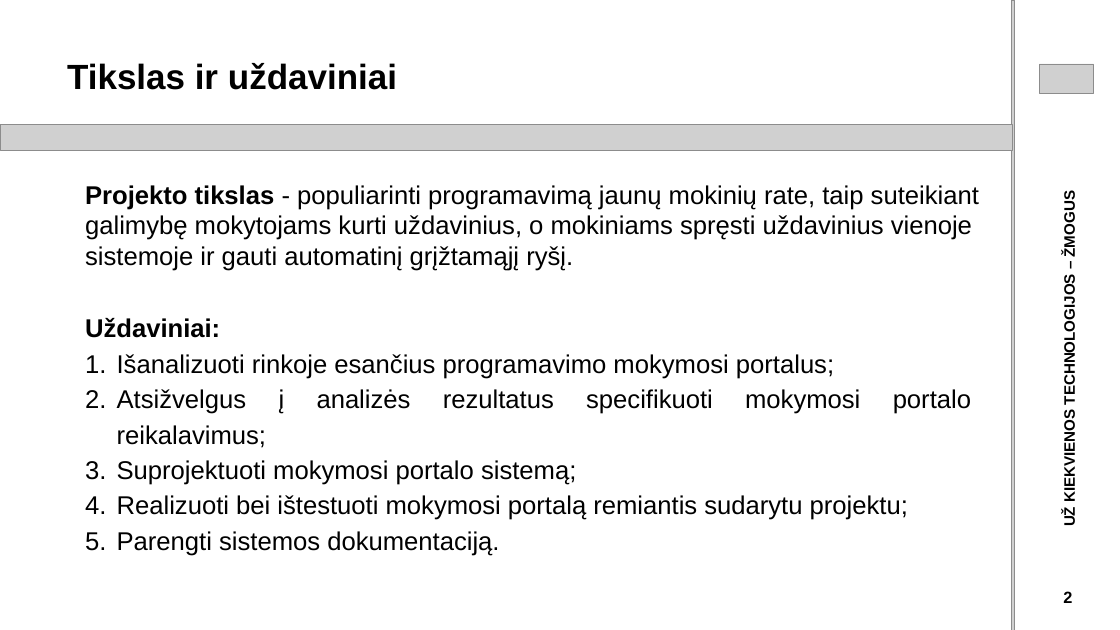
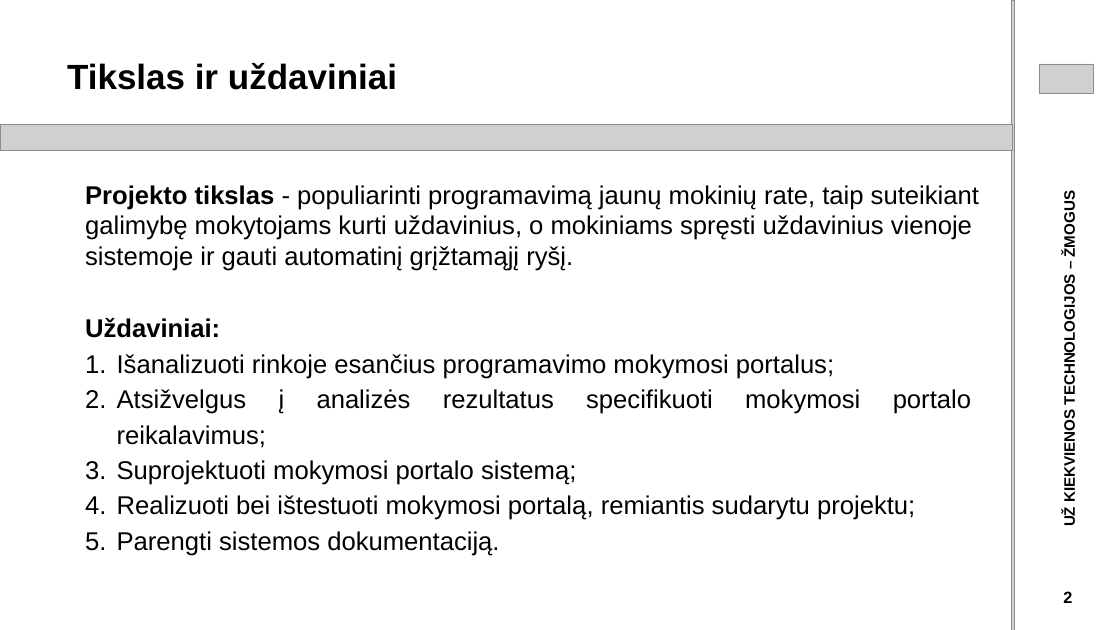
Before and after one commit to siciovas/Bachelors-Project-2023, a slide deck: slide 2 of Rokas_Sičiovas_Pristatymas.pptx. Drawn at 1120x630 pixels with LibreOffice and Linux fonts; fonts in the diff are those of the drawing; grey boxes stand for pictures. Boxes give left, top, right and bottom in pixels: in the first picture for what was removed or moved away, otherwise in the second. Text is boxed around its words. In the diff, an @@ line names an element or a change of style, - is before the commit and + after.

```diff
--- a/Rokas_Sičiovas_Pristatymas.pptx
+++ b/Rokas_Sičiovas_Pristatymas.pptx
@@ text at [117, 495, 915, 520]: text changed @@
-4. Realizuoti bei ištestuoti mokymosi portalą remiantis sudarytu projektu;
+4. Realizuoti bei ištestuoti mokymosi portalą, remiantis sudarytu projektu;
```
Also in this commit, not shown: 5 other slides changed, 1 slide removed, 5 other files.
